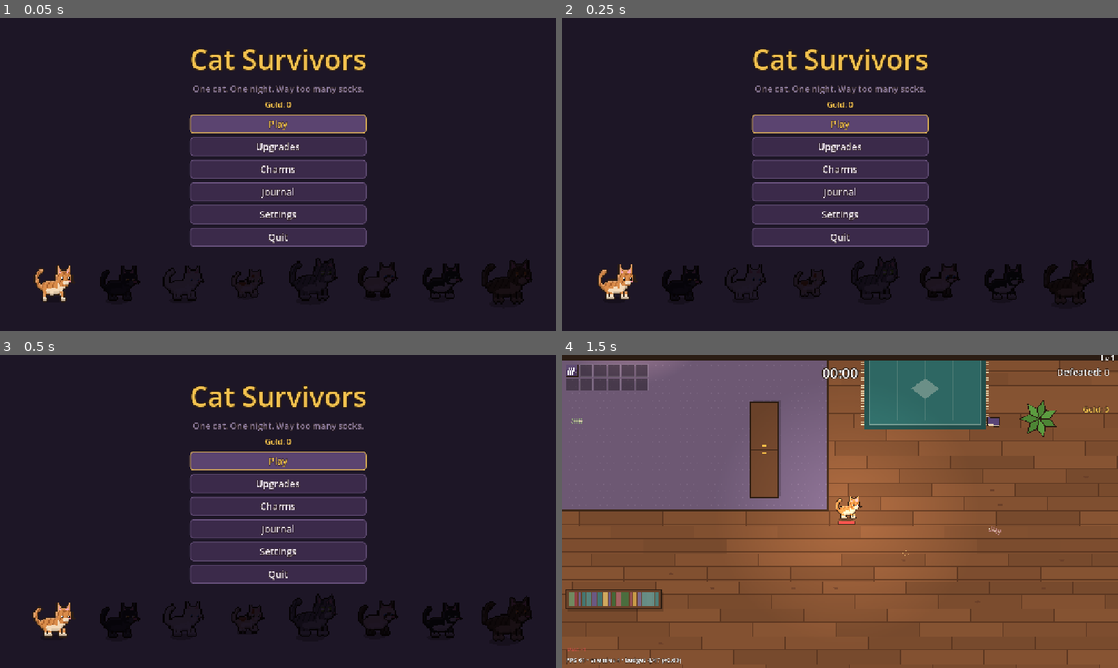
Above: before the commit, frames 1-4 (two rows, left to right).
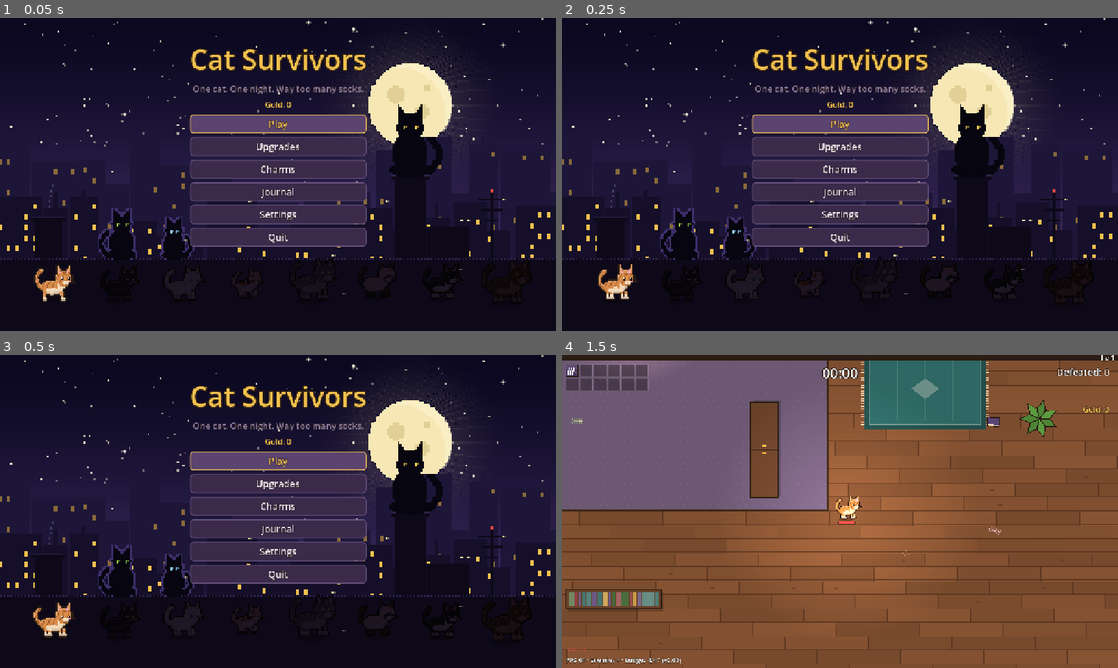
Above: after the commit, the same moments.

Repository: johnniccon01/cat-survivors
Game: Godot game, scene res://scenes/main_menu.tscn
The game is run twice, just before and just after one commit, with the same random seed, the same clock (stepped at 60 frames per second) and the same inputs.
Inputs (mouse positions are in pixels of both pictures, inside the frame that each line leads up to):
- Up to frame 1 (0.05 s): no input
- Up to frame 2 (0.25 s): no input
- Up to frame 3 (0.5 s): no input
- Up to frame 4 (1.5 s): click "Play" at 0.5 s; tap Enter (ui_accept) at 1.25 s; move the mouse to (962, 495) at 1.27 s; hold D (move_right) from 1.28 s (still down); hold C (charms) from 1.28 s (still down); click (962, 495) at 1.42 s

The runs differ from the first frame. In frame 1, 7.0% of the frame differs, in the area x 0-100%, y 0-89%; in frame 2, 7.0%; in frame 3, 7.0%; in frame 4, nothing differs.

Commit message:
Longer music, night tracks, boss themes and a title picture
- Songs are built from named sections in any order; every map track gets a
  calm bridge and a climax (loops of 2-2.7 minutes instead of ~1).
- Each map has a night track that fades in half way through the night.
- The Rat King, the Lawnmower and Bruno have their own themes; the devil a
  slow, heavy one. tools/gen_audio.py can rebuild single tracks.
- The main menu shows a pixel-art night over the city: a big moon, a cat on
  a chimney in front of it and two more on the roof (tools/gen_title.py).

Co-Authored-By: Claude Opus 5.5 <noreply@anthropic.com>

Diff:
--- a/data/enemies.json
+++ b/data/enemies.json
@@ -157,7 +157,8 @@
     "xp": 0,
     "knockback_resist": 1.0,
     "minion": "DUST_BUNNY",
-    "final_mode": "suck"
+    "final_mode": "suck",
+    "music": "music_boss"
   },
   "RAT": {
     "shape": "rat",
@@ -241,7 +242,8 @@
     "radius": 26,
     "xp": 0,
     "knockback_resist": 1.0,
-    "minion": "RAT"
+    "minion": "RAT",
+    "music": "music_boss_rat"
   },
   "BEE": {
     "shape": "bee",
@@ -348,7 +350,8 @@
     "final": true,
     "behavior": "final",
     "final_mode": "suck",
-    "minion": "MOLE"
+    "minion": "MOLE",
+    "music": "music_boss_mower"
   },
   "PIGEON": {
     "shape": "pigeon",
@@ -460,7 +463,8 @@
     "radius": 24,
     "xp": 0,
     "knockback_resist": 1.0,
-    "minion": "PIGEON"
+    "minion": "PIGEON",
+    "music": "music_boss_bruno"
   },
   "DEVIL_CAT": {
     "shape": "cat",
@@ -476,7 +480,8 @@
     "radius": 11,
     "xp": 0,
     "knockback_resist": 1.0,
-    "fatal": true
+    "fatal": true,
+    "music": "music_devil"
   },
   "DUST_CLOUD": {
     "shape": "dust",
--- a/data/stages.json
+++ b/data/stages.json
@@ -263,7 +263,8 @@
       1.4,
       1.0
     ],
-    "music": "music_apartment"
+    "music": "music_apartment",
+    "music_night": "music_apartment_night"
   },
   "BASEMENT": {
     "theme": "basement",
@@ -500,7 +501,8 @@
       1.45,
       1.0
     ],
-    "music": "music_basement"
+    "music": "music_basement",
+    "music_night": "music_basement_night"
   },
   "GARDEN": {
     "theme": "garden",
@@ -737,7 +739,8 @@
         ],
         "hp_mult": 6.0
       }
-    ]
+    ],
+    "music_night": "music_garden_night"
   },
   "ROOFTOP": {
     "theme": "rooftop",
@@ -977,6 +980,7 @@
     "angel": {
       "after_minute": 15,
       "chance": 0.0005
-    }
+    },
+    "music_night": "music_rooftop_night"
   }
 }
--- a/scripts/autoload/audio.gd
+++ b/scripts/autoload/audio.gd
@@ -15,6 +15,7 @@
 var _last_played: Dictionary = {}
 var _music: AudioStreamPlayer
 var _music_name := ""
+var _fade: Tween
 
 
 func _ready() -> void:
@@ -72,6 +73,8 @@
 	stream.loop_end = int(stream.get_length() * stream.mix_rate)
 	_music_name = track
 	_music.stream = stream
+	if _fade == null or not _fade.is_running():
+		_music.volume_db = MUSIC_DB
 	_music.play()
 
 
@@ -83,6 +86,18 @@
 		p.stop()
 		p.stream = null
 	_streams.clear()
+
+
+## Fades the current music out and `track` in (e.g. when night falls).
+func crossfade_music(track: String, seconds: float = 2.0) -> void:
+	if track == _music_name:
+		return
+	if _fade != null and _fade.is_valid():
+		_fade.kill()
+	_fade = create_tween()
+	_fade.tween_property(_music, "volume_db", -40.0, seconds * 0.5)
+	_fade.tween_callback(func() -> void: play_music(track))
+	_fade.tween_property(_music, "volume_db", MUSIC_DB, seconds * 0.5)
 
 
 ## Holds the music (e.g. during the angel's rescue) and picks it up again.
--- a/scripts/main.gd
+++ b/scripts/main.gd
@@ -52,6 +52,8 @@
 const DEVIL_ID := "DEVIL_CAT"
 ## The devil shows up this long after the second angel save.
 const DEVIL_DELAY := 4.0
+## Share of the night after which the map's night track plays.
+const NIGHT_MUSIC_AT := 0.5
 ## The devil moves this much faster than the cat's current speed.
 const DEVIL_SPEED_OVER_CAT := 1.15
 
@@ -107,6 +109,8 @@
 var _page_time := INF
 var _page_item: Pickup
 var _has_page := false
+## The map track playing now (day or night).
+var _music_track := ""
 
 @onready var player: Player = $Player
 @onready var enemies: EnemyManager = $Enemies
@@ -229,7 +233,7 @@
 		_open_extraction.call_deferred(true)
 	if "--test-evolution" in _args:
 		_test_evolution.call_deferred()
-	Audio.play_music(spawner.stage().get("music", "music_apartment"))
+	Audio.play_music(_map_music())
 	# --branch=WEAPON:BRANCH:RANK[,...] gives weapons a branch (tests).
 	for spec: String in _arg("--branch=", "").split(",", false):
 		var parts := spec.split(":")
@@ -290,6 +294,7 @@
 			spawner.elapsed, player.level, kills, player.hp, player.max_hp,
 			enemies.enemies.size(), player.is_dead])
 		print("BOT: hurt=%.0f armor=%.1f regen=%.2f max_hp=%.0f" % [player.damage_taken, player.stat("armor"), player.stat("regen"), player.max_hp])
+		print("BOT: music=%s" % Audio.get("_music_name"))
 		print("BOT: weapons=%s passives=%s props_broken=%d bosses_killed=%d chests=%d won=%s" % [
 			weapons, player.passives, props_broken, bosses_killed, chests_opened, _run_over and not player.is_dead])
 		print("BOT: damage numbers on screen=%d" % enemies.numbers._numbers.size())
@@ -609,6 +614,15 @@
 	dev.free()
 
 
+## The map's track: its night version from half way through the night.
+func _map_music() -> String:
+	var stage := spawner.stage()
+	var day: String = stage.get("music", "music_apartment")
+	if spawner.elapsed >= spawner.duration_minutes() * 60.0 * NIGHT_MUSIC_AT:
+		return stage.get("music_night", day)
+	return day
+
+
 ## Distance, time on the brink and the diary page, for the quest book.
 func _track_run(delta: float) -> void:
 	hud.update_page(_page_item.position if is_instance_valid(_page_item) else null)
@@ -625,6 +639,12 @@
 			Profile.set_flag("brink")
 	else:
 		_brink_t = 0.0
+	# Night falls: switch to the map's night track (not over a boss theme).
+	if final_boss == null and not is_instance_valid(devil) and not _rescuing:
+		var track := _map_music()
+		if track != _music_track:
+			_music_track = track
+			Audio.crossfade_music(track, 3.0)
 	if spawner.elapsed >= _page_time and final_boss == null:
 		_page_time = INF
 		_page_item = pickups.spawn_page(player.position + Vector2.from_angle(randf() * TAU) * randf_range(480.0, 640.0))
@@ -734,7 +754,7 @@
 	devil.immortal = spawner.elapsed < _devil_mortal_from()
 	_devil_portal = null
 	player.shake(10.0, 0.6)
-	Audio.play_music("music_boss")
+	Audio.play_music(GameData.enemies[DEVIL_ID].get("music", "music_boss"))
 	if _bot:
 		print("BOT: devil summoned")
 
@@ -793,7 +813,7 @@
 		extraction.queue_free()
 		extraction = null
 	Audio.play("warning", 0.0, 0.0)
-	Audio.play_music("music_boss")
+	Audio.play_music(GameData.enemies[boss.id].get("music", "music_boss"))
 	spawner.paused = true
 	hud.show_banner(tr("FINAL_BOSS_WARNING") % tr("ENEMY_%s_NAME" % boss.id), 4.0)
 
--- a/scripts/ui/main_menu.gd
+++ b/scripts/ui/main_menu.gd
@@ -45,6 +45,15 @@
 	bg.color = UiStyle.BG
 	bg.set_anchors_and_offsets_preset(Control.PRESET_FULL_RECT)
 	add_child(bg)
+	# Night over the city (tools/gen_title.py), pixel-sharp at any size.
+	var art := TextureRect.new()
+	art.texture = load("res://assets/title.png")
+	art.set_anchors_and_offsets_preset(Control.PRESET_FULL_RECT)
+	art.expand_mode = TextureRect.EXPAND_IGNORE_SIZE
+	art.stretch_mode = TextureRect.STRETCH_KEEP_ASPECT_COVERED
+	art.texture_filter = CanvasItem.TEXTURE_FILTER_NEAREST
+	art.mouse_filter = Control.MOUSE_FILTER_IGNORE
+	add_child(art)
 
 	# A little parade of the cats you have unlocked, walking along the bottom.
 	var ids: Array = GameData.cats.keys().filter(func(id: String) -> bool: return not GameData.cats[id].get("hidden", false) or Profile.is_unlocked(id))
Not shown, added: assets/audio/music_apartment_night.wav.import
Not shown, added: assets/audio/music_basement_night.wav.import
Not shown, added: assets/audio/music_boss_bruno.wav.import
Not shown, added: assets/audio/music_boss_mower.wav.import
Not shown, added: assets/audio/music_boss_rat.wav.import
Not shown, added: assets/audio/music_devil.wav.import
Not shown, added: assets/audio/music_garden_night.wav.import
Not shown, added: assets/audio/music_rooftop_night.wav.import
Binary file added: assets/title.png
Not shown, added: assets/title.png.import
Not shown, changed: PLAN.md
Not shown, changed: README.md
(and 14 more such lines)
